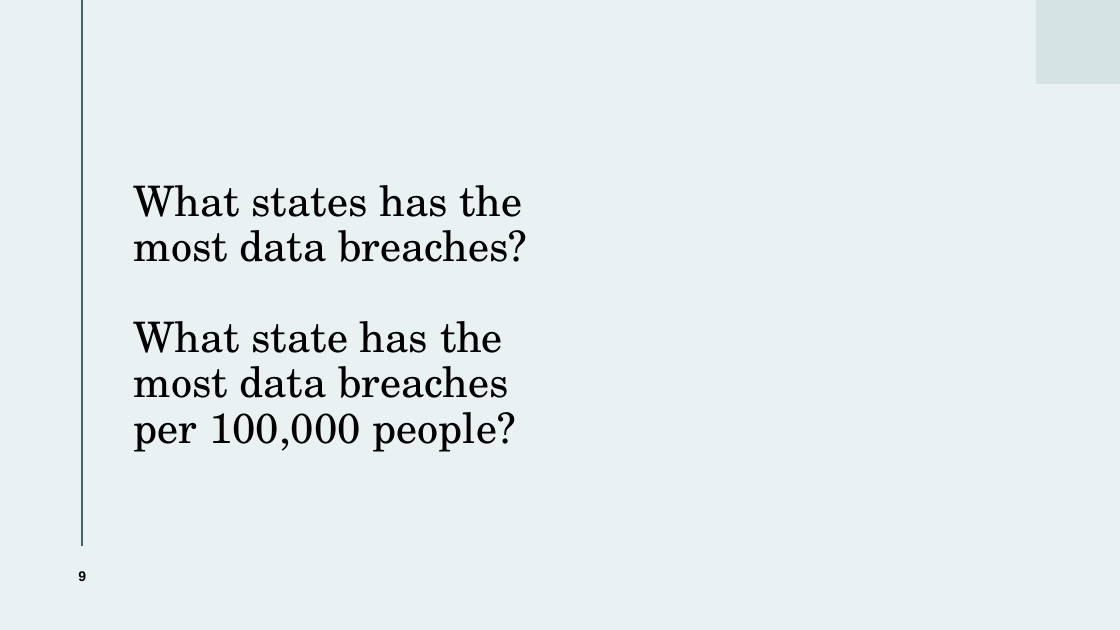
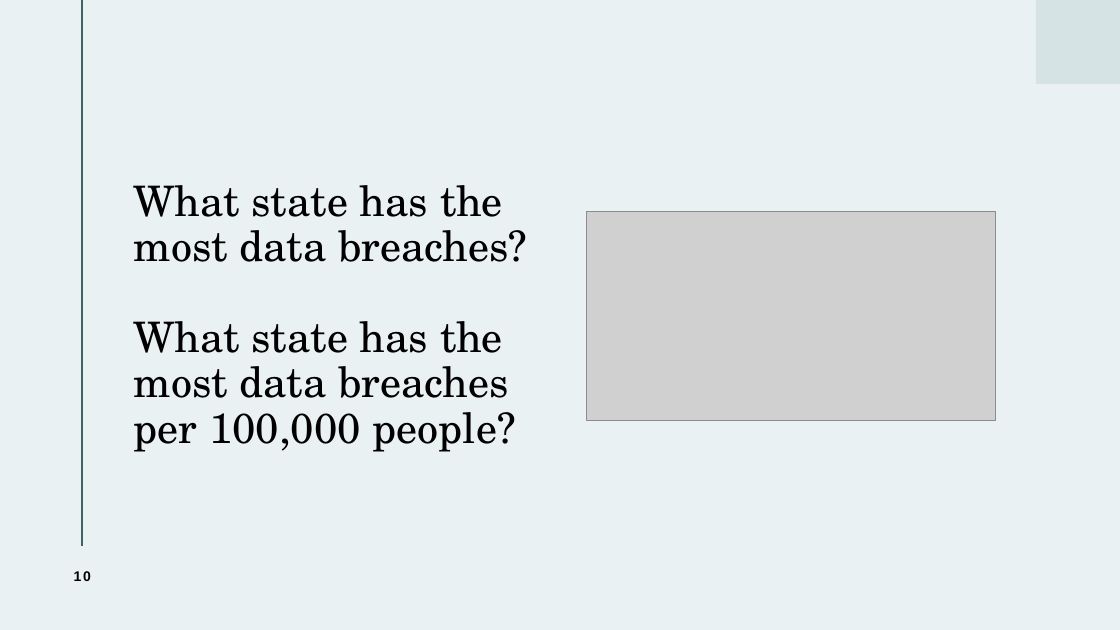
Before and after one commit to wjarosz0001/CIT-4105-DE1, a slide deck: slide 10 of CIT-4105-DE1 Powerpoint.pptm (slide 9 before the commit). Drawn at 1120x630 pixels with LibreOffice and Linux fonts; fonts in the diff are those of the drawing; grey boxes stand for pictures. Boxes give left, top, right and bottom in pixels: in the first picture for what was removed or moved away, otherwise in the second. Text is boxed around its words. In the diff, an @@ line names an element or a change of style, - is before the commit and + after.

```diff
--- a/CIT-4105-DE1 Powerpoint.pptm
+++ b/CIT-4105-DE1 Powerpoint.pptm
@@ title at bbox=[134, 185, 527, 452]: text changed @@
-What states has the most data breaches?
-What state has the most data breaches per 100,000 people?
+What state has the most data breaches?
+What state has the most data breaches per 100,000 people?
@@ picture added at bbox=[587, 211, 996, 421] @@
@@ page number at bbox=[74, 571, 91, 581]: text changed @@
-9
+10
```
Also in this commit, not shown: 3 slides added, 3 slides removed, 1 other file.
